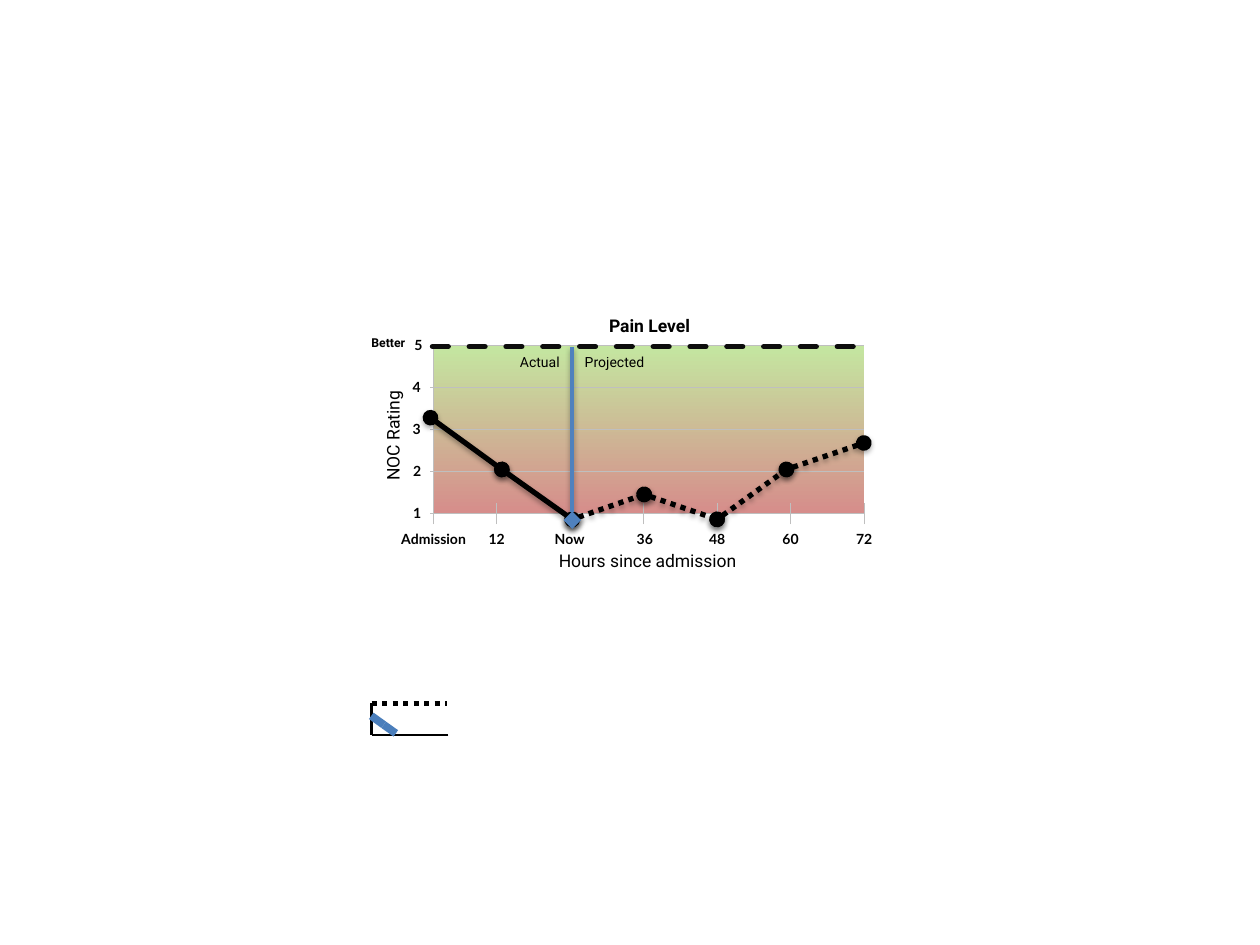
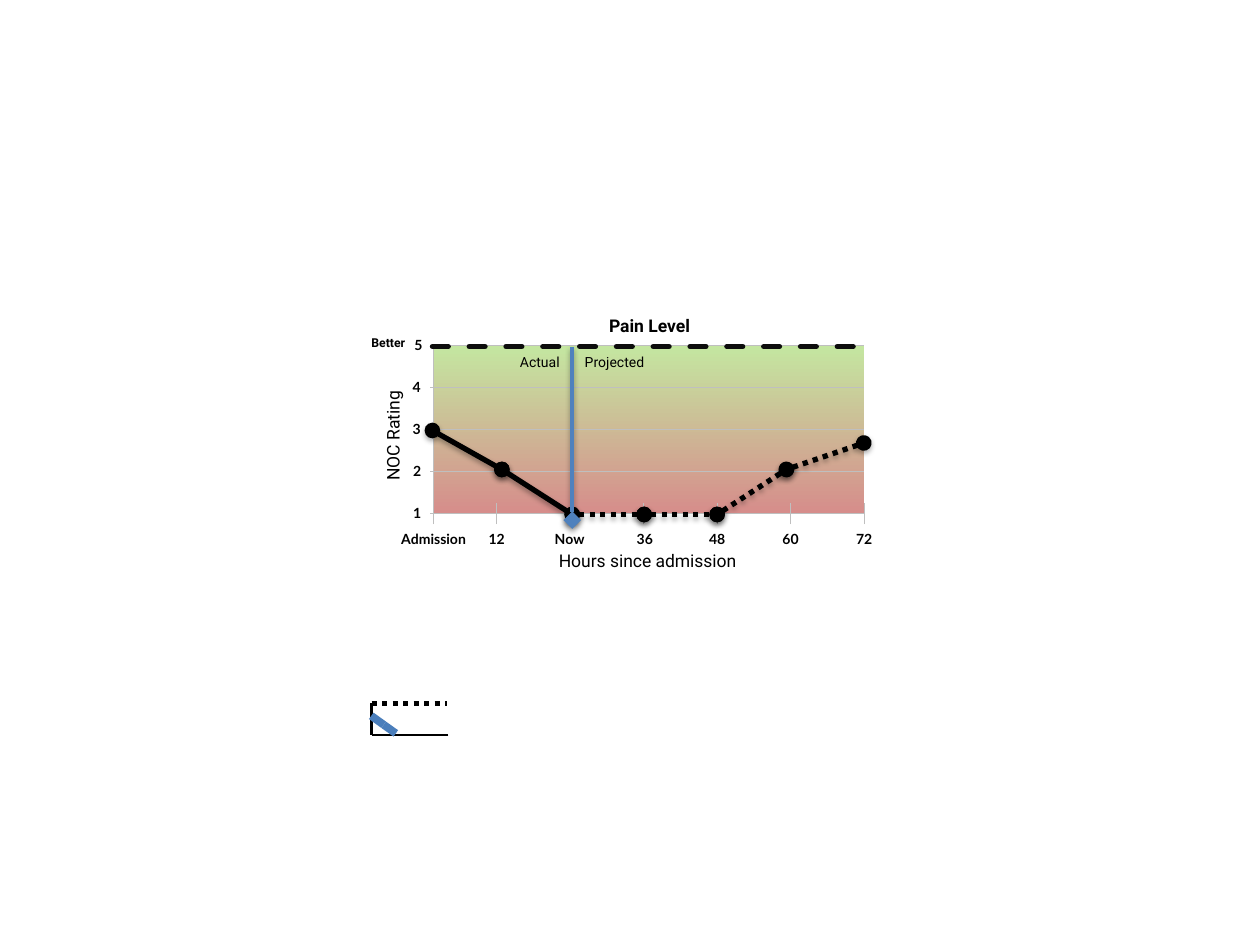
Before and after one commit to kinshukg/febretpository, a slide deck: slide 1 of HANDS/trunk/data/Design.pptx. Drawn at 1260x945 pixels with LibreOffice and Linux fonts; fonts in the diff are those of the drawing. Boxes give left, top, right and bottom in pixels: in the first picture for what was removed or moved away, otherwise in the second. Text is boxed around its words. In the diff, an @@ line names an element or a change of style, - is before the commit and + after.

```diff
--- a/HANDS/trunk/data/Design.pptx
+++ b/HANDS/trunk/data/Design.pptx
@@ double arrow moved from (431, 418) - (501, 470) to (432, 431) - (501, 470) @@
@@ double arrow moved from (501, 470) - (572, 519) to (501, 470) - (572, 514) @@
@@ double arrow moved from (717, 519) - (786, 470) to (717, 514) - (786, 470) @@
@@ double arrow moved from (572, 519) - (644, 494) to (572, 514) - (644, 514) @@
@@ double arrow moved from (644, 494) - (717, 519) to (644, 514) - (717, 514) @@
```
Also in this commit, not shown: 14 other files.
